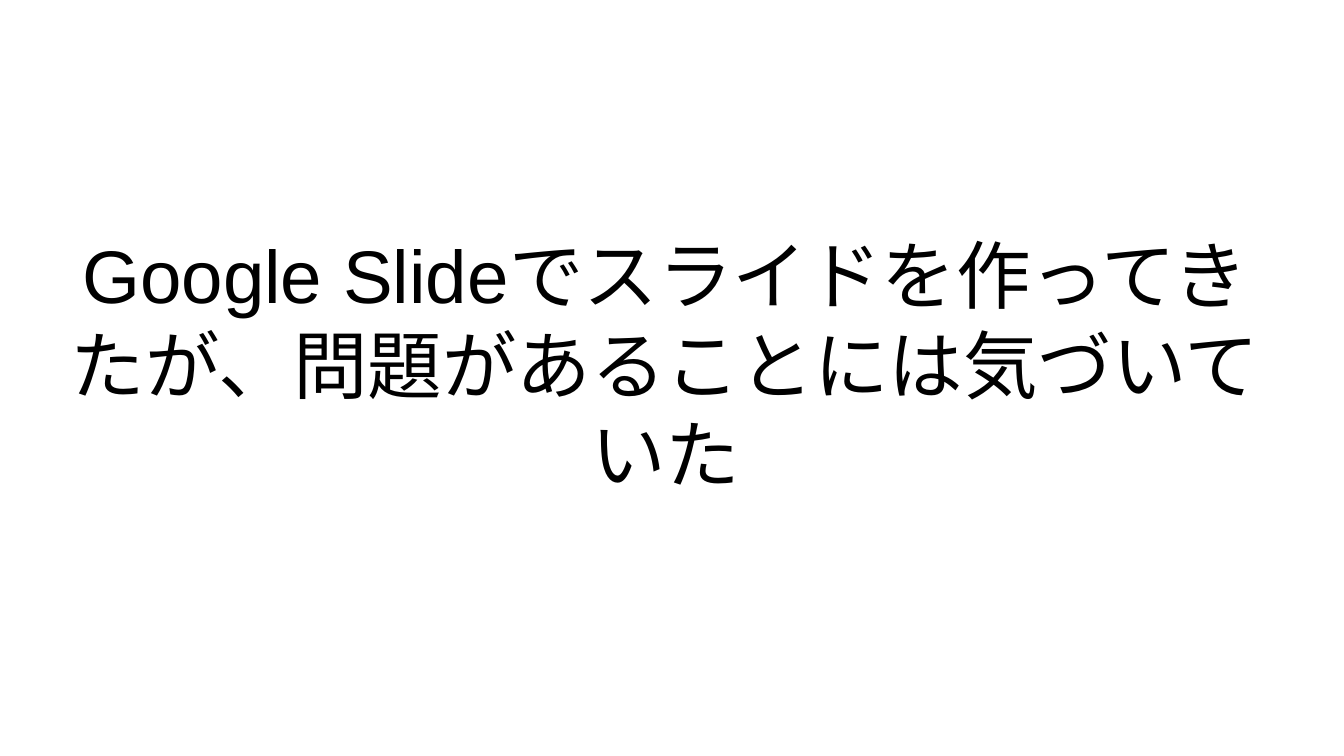
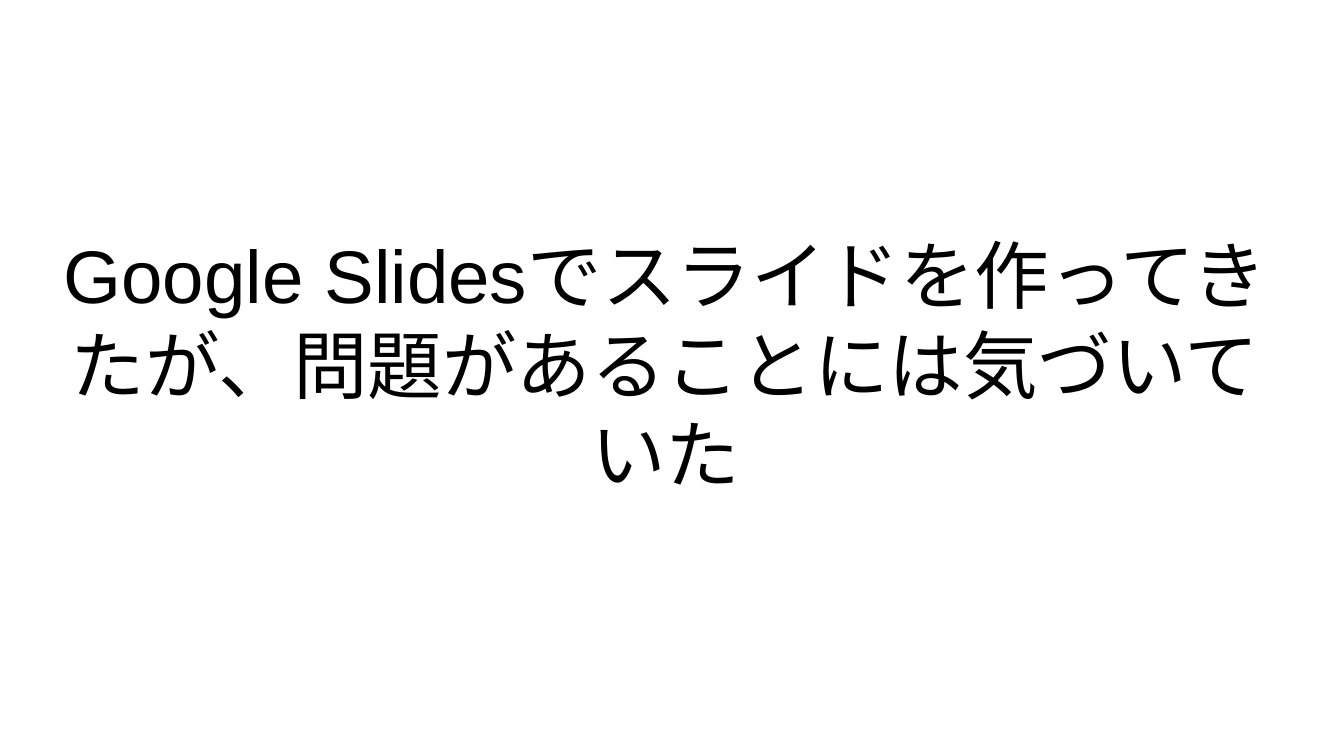
Before and after one commit to kijimaD/roam-ui, a slide deck: slide 2 of pages/pdfs/20250201_slide.odp. Drawn at 1344x756 pixels with LibreOffice and Linux fonts; fonts in the diff are those of the drawing. Boxes give left, top, right and bottom in pixels: in the first picture for what was removed or moved away, otherwise in the second. Text is boxed around its words. In the diff, an @@ line names an element or a change of style, - is before the commit and + after.

```diff
--- a/pages/pdfs/20250201_slide.odp
+++ b/pages/pdfs/20250201_slide.odp
@@ title at <box>64,249,1259,485</box>: text changed @@
-Google Slideでスライドを作ってきたが、問題があることには気づいていた
+Google Slidesでスライドを作ってきたが、問題があることには気づいていた
```
Also in this commit, not shown: 2 other slides changed, 23 other files.
